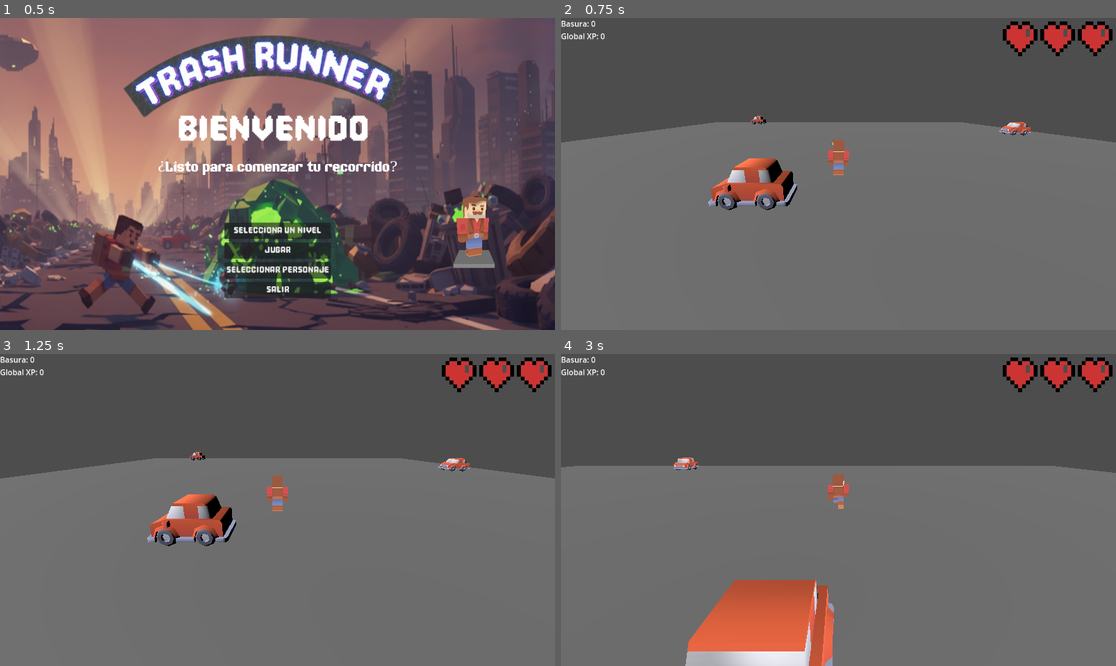
Above: before the commit, frames 1-4 (two rows, left to right).
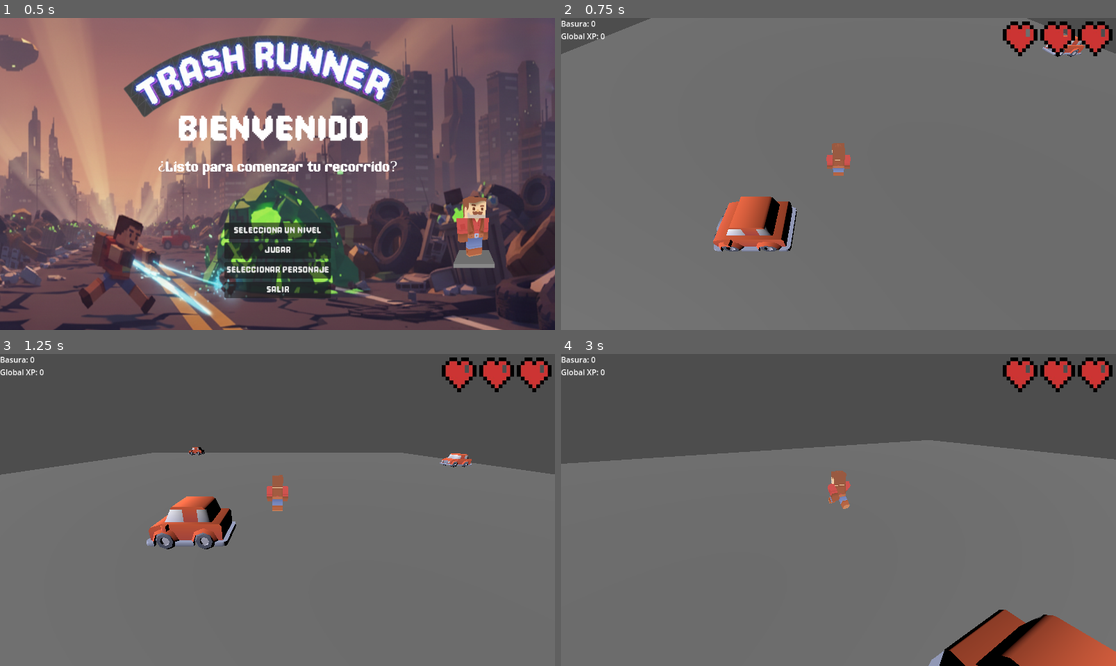
Above: after the commit, the same moments.

Repository: Ilesandres/game-recolections
Game: Godot game, scene res://src/UI/MainMenu.tscn
Same seed, same stepped clock (60 frames per second), same inputs: the game is played once before the commit and once after it.
Inputs:
- Up to frame 1 (0.5 s): no input
- Up to frame 2 (0.75 s): click "Jugar" at 0.5 s
- Up to frame 3 (1.25 s): no input
- Up to frame 4 (3 s): hold Right (ui_right) 1.28-2.03 s; hold Down (ui_down) 2.03-2.78 s; hold Right (ui_right) from 2.78 s (still down)

Frame 1 is identical in both runs. In frame 2, 37% of the frame differs, in the area x 0-100%, y 0-75%; in frame 3, 2.8%; in frame 4, 15%.

Commit message:
fix camera animation

Diff:
--- a/Player.gd
+++ b/Player.gd
@@ -4,6 +4,8 @@
 const JUMP_VELOCITY = 15.0
 const GRAVITY = 30.0
 const DAMAGE_ANIMATION_TIME = 0.5
+
+const CAMERA_SMOOTH_SPEED = 5.0
 
 var is_sliding = false
 var slide_timer = 0.0
@@ -87,15 +89,17 @@
 	var visual_back_direction = -visuals_node.global_transform.basis.z.normalized()
 
 	var camera_offset = Vector3(0, 2, 6)
-	var final_camera_position = global_position
+	var target_camera_position = global_position
 
-	final_camera_position += visual_back_direction * camera_offset.z
+	target_camera_position += visual_back_direction * camera_offset.z
+	target_camera_position.y += camera_offset.y
 
-	final_camera_position.y += camera_offset.y
+	camera_boom.global_position = camera_boom.global_position.lerp(
+		target_camera_position,
+		delta * CAMERA_SMOOTH_SPEED
+	)
 
-	camera_boom.global_position = final_camera_position
 	camera_boom.look_at(global_position, Vector3.UP)
-
 	# -----------------------------------------------------
 
 	handle_jump_and_slide()
